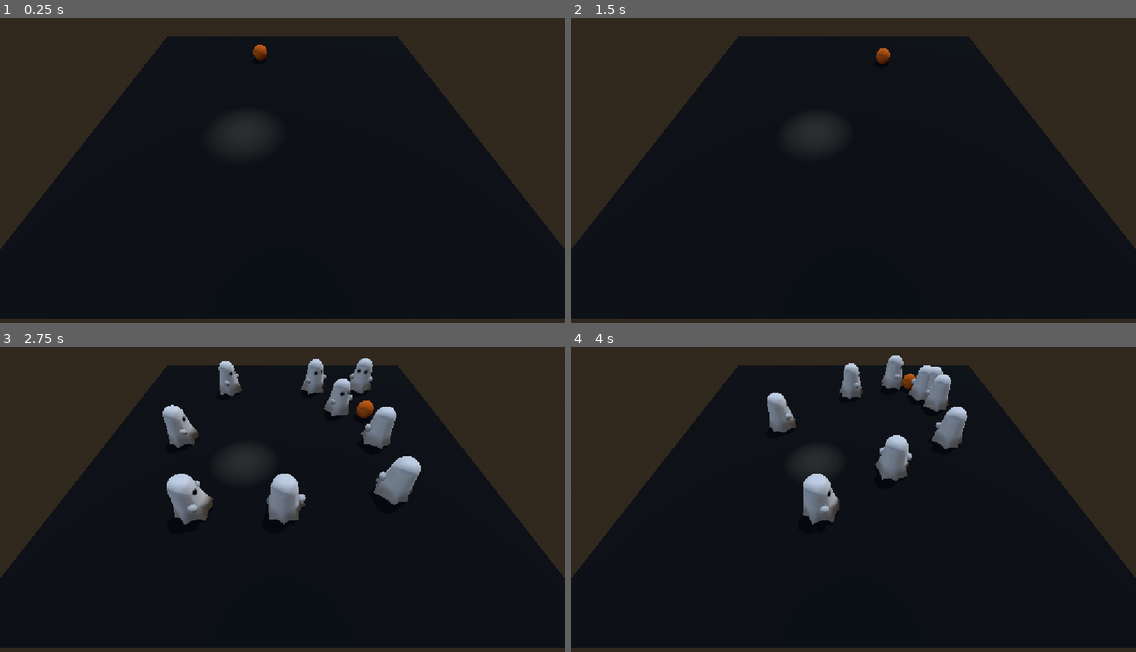
Above: before the commit, frames 1-4 (two rows, left to right).
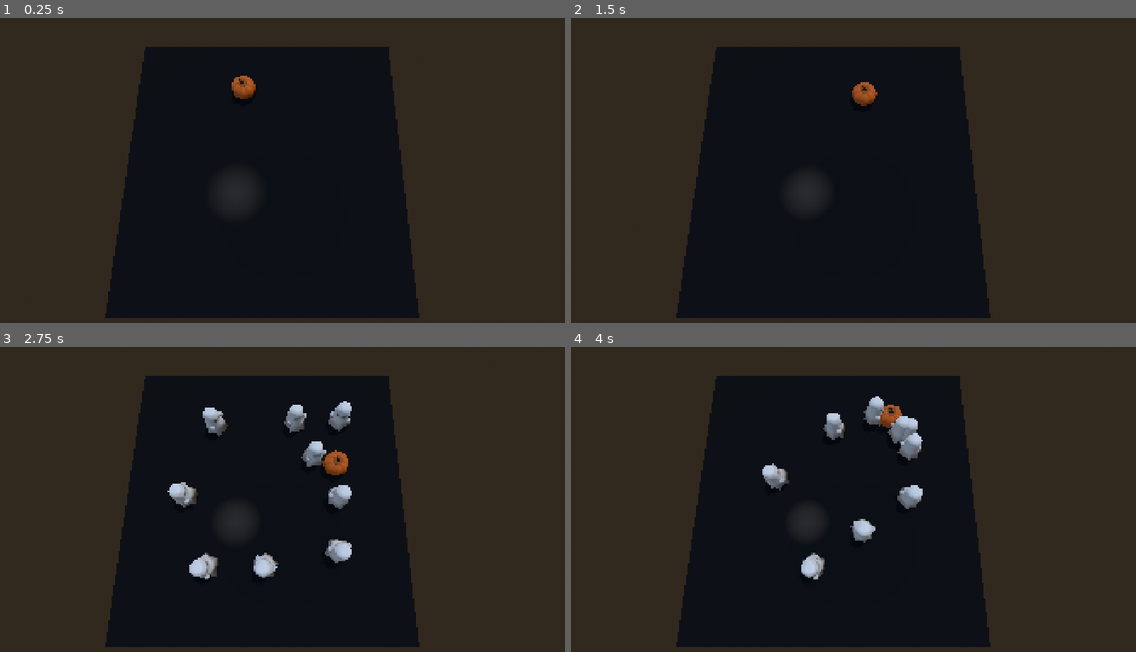
Above: after the commit, the same moments.

Repository: Dempsey845/moonlit-mayhem
Game: Godot game, scene res://Graveyard/graveyard.tscn
The game is run twice, just before and just after one commit, with the same random seed, the same clock (stepped at 60 frames per second) and the same inputs.
Inputs:
- Up to frame 1 (0.25 s): no input
- Up to frame 2 (1.5 s): tap Enter at 0.5 s; hold D (move_right) 0.53-1.28 s; hold S (move_back) from 1.28 s (still down)
- Up to frame 3 (2.75 s): release S (move_back) at 2.03 s; hold D (move_right) from 2.03 s (still down)
- Up to frame 4 (4 s): release D (move_right) at 2.78 s; hold W (move_forward) 2.78-3.53 s; hold A (move_left) from 3.53 s (still down)

The runs differ from the first frame. In frame 1, 29% of the frame differs, in the area x 0-100%, y 6-99%; in frame 2, 29%; in frame 3, 35%, in the area x 0-100%, y 3-99%; in frame 4, 34%.

Commit message:
Created the pumpkin model and imported it.

Diff:
--- a/Graveyard/graveyard.tscn
+++ b/Graveyard/graveyard.tscn
@@ -63,7 +63,7 @@
 transform = Transform3D(1, 0, 0, 0, 1, 0, 0, 0, 1, -1.6437583, 0, -5.8968515)
 
 [node name="Camera3D" type="Camera3D" parent="." unique_id=2064649073]
-transform = Transform3D(1, 0, 0, 0, 0.59098685, 0.8066813, 0, -0.8066813, 0.59098685, 0, 7.55209, 10.0930605)
+transform = Transform3D(1, 0, 0, 0, 0.19205661, 0.98138386, 0, -0.98138386, 0.19205661, 1.2946029, 14.739164, 3.3561764)
 
 [node name="Moonlight" type="SpotLight3D" parent="." unique_id=884361163 node_paths=PackedStringArray("spawn_points")]
 transform = Transform3D(1, 0, 0, 0, -4.371139e-08, 1, 0, -1, -4.371139e-08, -2, 4, 2)
--- a/Player/player.tscn
+++ b/Player/player.tscn
@@ -1,18 +1,10 @@
 [gd_scene format=3 uid="uid://c5sh5wsrxb575"]
 
 [ext_resource type="Script" uid="uid://b3v3q1aqd3mqf" path="res://Player/player.gd" id="1_l8h54"]
+[ext_resource type="PackedScene" uid="uid://d4m2ty06vxwyr" path="res://Player/Pumpkin.glb" id="2_4ntmi"]
 
 [sub_resource type="CapsuleShape3D" id="CapsuleShape3D_xrivr"]
 height = 1.0
-
-[sub_resource type="StandardMaterial3D" id="StandardMaterial3D_hvfyp"]
-albedo_color = Color(1, 0.46666667, 0.11764706, 1)
-
-[sub_resource type="CapsuleMesh" id="CapsuleMesh_xrivr"]
-material = SubResource("StandardMaterial3D_hvfyp")
-height = 1.0
-radial_segments = 16
-rings = 6
 
 [node name="Player" type="CharacterBody3D" unique_id=406549635]
 script = ExtResource("1_l8h54")
@@ -21,6 +13,4 @@
 transform = Transform3D(1, 0, 0, 0, 1, 0, 0, 0, 1, 0, 0.5, 0)
 shape = SubResource("CapsuleShape3D_xrivr")
 
-[node name="MeshInstance3D" type="MeshInstance3D" parent="." unique_id=1605526441]
-transform = Transform3D(1, 0, 0, 0, 1, 0, 0, 0, 1, 0, 0.5, 0)
-mesh = SubResource("CapsuleMesh_xrivr")
+[node name="Pumpkin" parent="." unique_id=272640931 instance=ExtResource("2_4ntmi")]
--- a/project.godot
+++ b/project.godot
@@ -17,6 +17,8 @@
 
 [display]
 
+window/size/viewport_width=1920
+window/size/viewport_height=1080
 window/stretch/mode="canvas_items"
 window/stretch/aspect="expand"
 
Binary file added: Player/Pumpkin.glb
Not shown, added: Player/Pumpkin.glb.import
